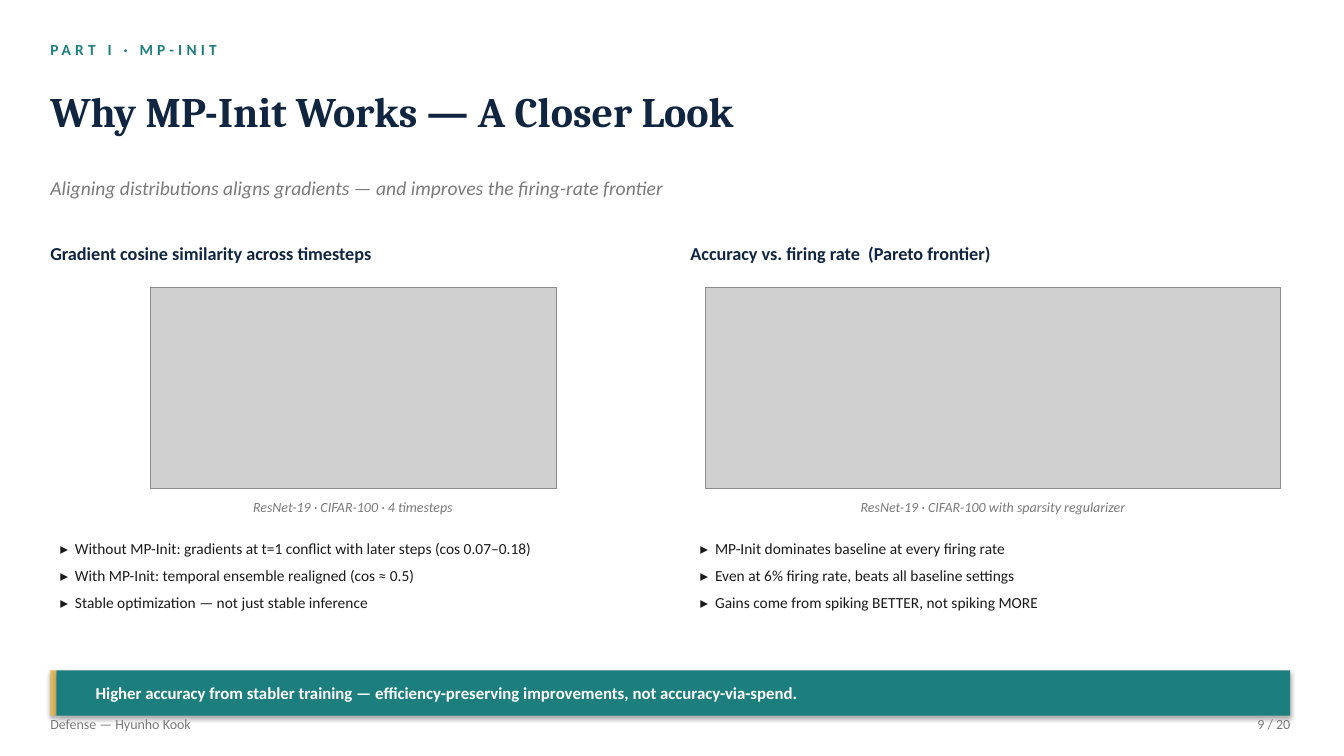
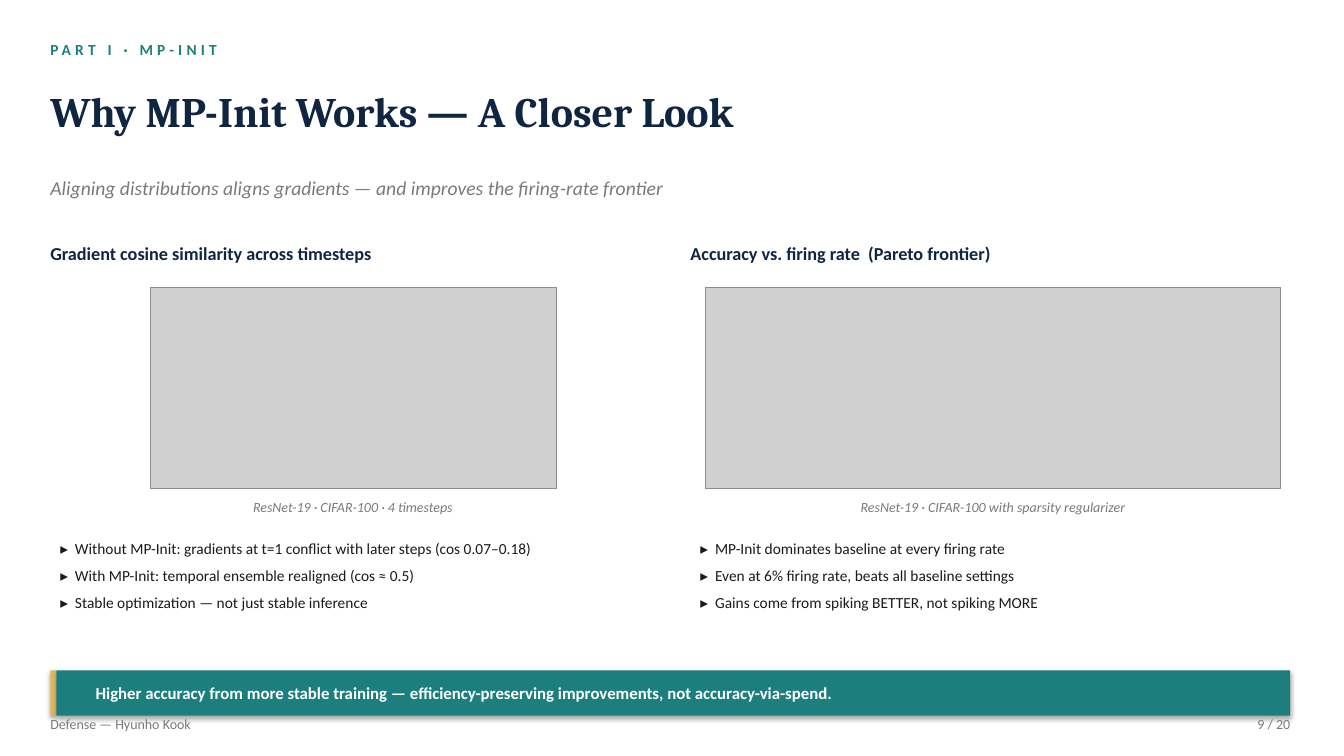
Before and after one commit to kookhh0827/POSTECH_thesis_template_latex, a slide deck: slide 9 of Hyunho_Kook_Master_Defense.pptx. Drawn at 1344x756 pixels with LibreOffice and Linux fonts; fonts in the diff are those of the drawing; grey boxes stand for pictures. Boxes give left, top, right and bottom in pixels: in the first picture for what was removed or moved away, otherwise in the second. Text is boxed around its words. In the diff, an @@ line names an element or a change of style, - is before the commit and + after.

```diff
--- a/Hyunho_Kook_Master_Defense.pptx
+++ b/Hyunho_Kook_Master_Defense.pptx
@@ text at (96, 687, 832, 702): text changed @@
-Higher accuracy from stabler training — efficiency-preserving improvements, not accuracy-via-spend.
+Higher accuracy from more stable training — efficiency-preserving improvements, not accuracy-via-spend.
```
Also in this commit, not shown: 11 other slides changed, 2 other files.
